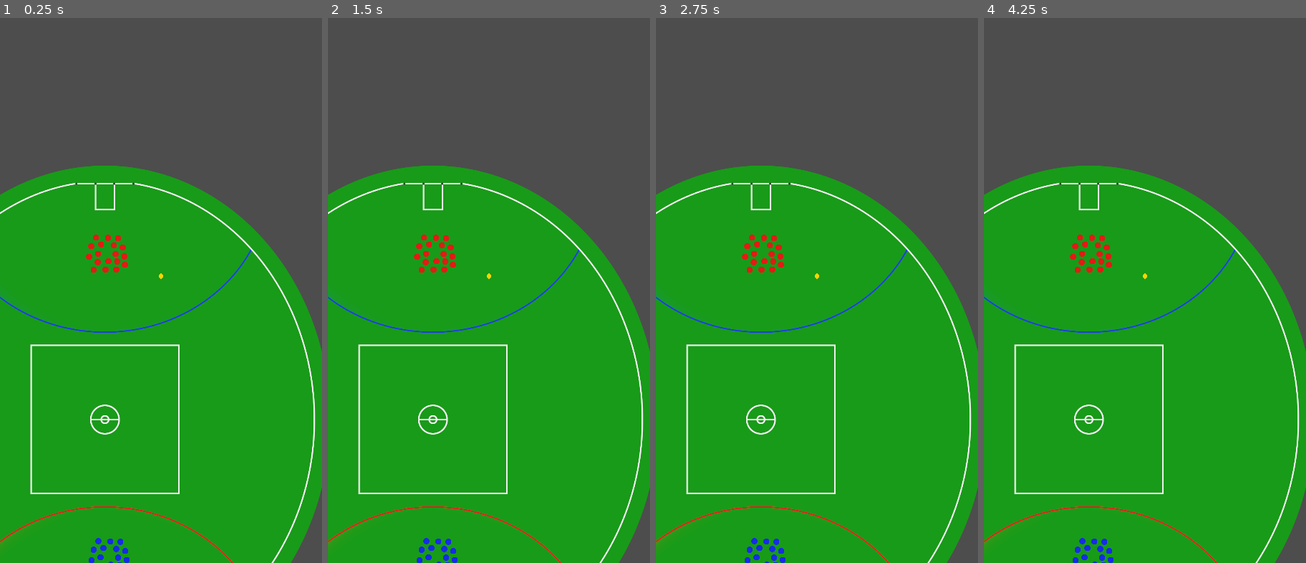
Above: before the commit, frames 1-4 (left to right).
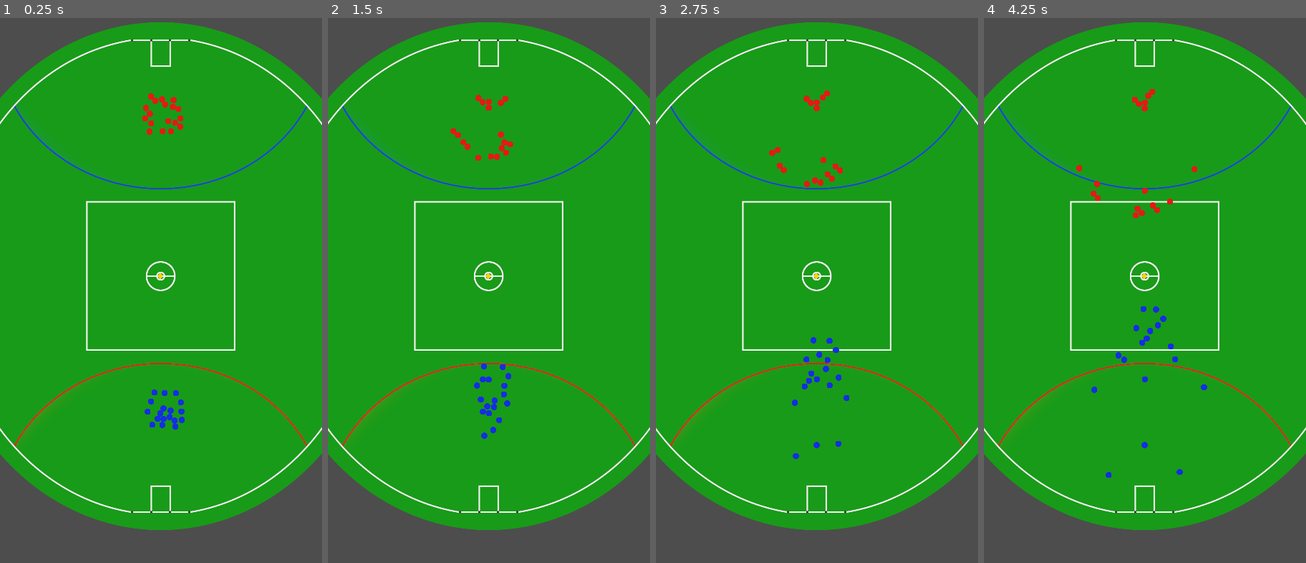
Above: after the commit, the same moments.

Repository: smartshark27/flat-footy
Game: Godot game, scene res://scenes/match.tscn
The game is run twice, just before and just after one commit, with the same random seed, the same clock (stepped at 60 frames per second) and the same inputs.
Inputs:
- Up to frame 1 (0.25 s): no input
- Up to frame 2 (1.5 s): no input
- Up to frame 3 (2.75 s): no input
- Up to frame 4 (4.25 s): no input

The runs differ from the first frame. In frame 1, 43% of the frame differs, in the area x 0-100%, y 0-100%; in frame 2, 42%; in frame 3, 43%; in frame 4, 43%.

Commit message:
Make players run to starting positions

Diff:
--- a/project/scenes/ball.tscn
+++ b/project/scenes/ball.tscn
@@ -17,3 +17,4 @@
 shape = SubResource("CircleShape2D_2piut")
 
 [node name="Camera2D" type="Camera2D" parent="."]
+enabled = false
--- a/project/scenes/match.tscn
+++ b/project/scenes/match.tscn
@@ -13,7 +13,7 @@
 [node name="Stadium" parent="." instance=ExtResource("1_8w50r")]
 
 [node name="Ball" parent="." instance=ExtResource("3_bigrn")]
-position = Vector2(728, 480)
+position = Vector2(539, 960)
 
 [node name="BlueTeam" parent="." instance=ExtResource("4_tf8dd")]
 position = Vector2(557, 1412)
--- a/project/scenes/player.tscn
+++ b/project/scenes/player.tscn
@@ -19,6 +19,7 @@
 texture = ExtResource("3_n8bwf")
 
 [node name="Camera2D" type="Camera2D" parent="."]
+enabled = false
 
 [node name="ThinkTimer" type="Timer" parent="."]
 autostart = true
--- a/project/scenes/stadium.tscn
+++ b/project/scenes/stadium.tscn
@@ -69,3 +69,6 @@
 
 [node name="RedRightBehindZone" parent="." instance=ExtResource("3_wu0ev")]
 position = Vector2(820, 1656)
+
+[node name="Camera2D" type="Camera2D" parent="."]
+position = Vector2(756, 850)
--- a/project/scenes/team.tscn
+++ b/project/scenes/team.tscn
@@ -8,71 +8,89 @@
 
 [node name="LeftBackPocket" parent="." groups=["players"] instance=ExtResource("2_6yshf")]
 position = Vector2(-22, -22)
+centre_bounce_position = Vector2(421, 301)
 
 [node name="FullBack" parent="." groups=["players"] instance=ExtResource("2_6yshf")]
 position = Vector2(21, -19)
 team_position = 1
+centre_bounce_position = Vector2(540, 394)
 
 [node name="RightBackPocket" parent="." groups=["players"] instance=ExtResource("2_6yshf")]
 position = Vector2(27, 10)
 team_position = 2
+centre_bounce_position = Vector2(661, 294)
 
 [node name="LeftHalfBack" parent="." groups=["players"] instance=ExtResource("2_6yshf")]
 position = Vector2(-32, 9)
 team_position = 3
+centre_bounce_position = Vector2(287, 608)
 
 [node name="CentreHalfBack" parent="." groups=["players"] instance=ExtResource("2_6yshf")]
 position = Vector2(1, -44)
 team_position = 4
+centre_bounce_position = Vector2(540, 614)
 
 [node name="RightHalfBack" parent="." groups=["players"] instance=ExtResource("2_6yshf")]
 position = Vector2(3, 34)
 team_position = 5
+centre_bounce_position = Vector2(771, 608)
 
 [node name="LeftWing" parent="." groups=["players"] instance=ExtResource("2_6yshf")]
 position = Vector2(-33, 37)
 team_position = 6
+centre_bounce_position = Vector2(253, 957)
 
 [node name="Centre" parent="." groups=["players"] instance=ExtResource("2_6yshf")]
 position = Vector2(51, -12)
 team_position = 7
+centre_bounce_position = Vector2(480, 957)
 
 [node name="RightWing" parent="." groups=["players"] instance=ExtResource("2_6yshf")]
 position = Vector2(32, 35)
 team_position = 8
+centre_bounce_position = Vector2(818, 954)
 
 [node name="LeftHalfForward" parent="." groups=["players"] instance=ExtResource("2_6yshf")]
 position = Vector2(-55, -16)
 team_position = 9
+centre_bounce_position = Vector2(316, 1293)
 
 [node name="CentreHalfForward" parent="." groups=["players"] instance=ExtResource("2_6yshf")]
 position = Vector2(-62, 19)
 team_position = 10
+centre_bounce_position = Vector2(540, 1291)
 
 [node name="RightHalfForward" parent="." groups=["players"] instance=ExtResource("2_6yshf")]
 position = Vector2(-7, 62)
 team_position = 11
+centre_bounce_position = Vector2(756, 1292)
 
 [node name="LeftForwardPocket" parent="." groups=["players"] instance=ExtResource("2_6yshf")]
 position = Vector2(29, 62)
 team_position = 12
+centre_bounce_position = Vector2(338, 1585)
 
 [node name="FullForward" parent="." groups=["players"] instance=ExtResource("2_6yshf")]
 position = Vector2(35, -43)
 team_position = 13
+centre_bounce_position = Vector2(540, 1640)
 
 [node name="RightForwardPocket" parent="." groups=["players"] instance=ExtResource("2_6yshf")]
 position = Vector2(56, 18)
 team_position = 14
+centre_bounce_position = Vector2(682, 1595)
 
 [node name="Ruck" parent="." groups=["players"] instance=ExtResource("2_6yshf")]
 position = Vector2(-39, -45)
 team_position = 15
+centre_bounce_position = Vector2(540, 919)
 
 [node name="RuckRover" parent="." groups=["players"] instance=ExtResource("2_6yshf")]
 position = Vector2(-47, 63)
 team_position = 16
+centre_bounce_position = Vector2(517, 1013)
 
 [node name="Rover" parent="." groups=["players"] instance=ExtResource("2_6yshf")]
 position = Vector2(58, 46)
 team_position = 17
+centre_bounce_position = Vector2(568, 899)
--- a/project/scripts/globals.gd
+++ b/project/scripts/globals.gd
@@ -1,9 +1,11 @@
 extends Node
 
+const CENTRE = Vector2(540, 960)
 const PIXEL_PER_METRE: float = 10.0
 
 enum PlayerState {
 	STANDING,
+	MOVING_TO_START_POSITION,
 	SEEKING_BALL,
 	HAS_BALL,
 	PASSING
--- a/project/scripts/player.gd
+++ b/project/scripts/player.gd
@@ -1,6 +1,7 @@
 extends CharacterBody2D
 
 @export var team_position: Globals.TeamPosition
+@export var centre_bounce_position: Vector2
 
 const RUN_SPEED: float = 7 * Globals.PIXEL_PER_METRE
 const MAX_KICK_METRES: float = 60.0
@@ -14,12 +15,13 @@
 func _physics_process(delta: float) -> void:
 	var matchBall: Node2D = _get_match_ball()
 
-	if state == Globals.PlayerState.SEEKING_BALL and matchBall:
+	if state == Globals.PlayerState.MOVING_TO_START_POSITION:
+		_move_toward(delta, centre_bounce_position)
+	elif state == Globals.PlayerState.SEEKING_BALL and matchBall:
 		_move_toward(delta, matchBall.position)
+		_check_collisions()
 	elif state == Globals.PlayerState.HAS_BALL:
 		_move_toward(delta, _get_stadium().get_node("BlueGoalMiddle").global_position)
-
-	_check_collisions()
 
 
 func _on_think_timer_timeout() -> void:
@@ -67,7 +69,7 @@
 
 
 func _move_toward(delta: float, target: Vector2) -> void:
-	var direction = (target - position).normalized()
+	var direction = (target - global_position).normalized()
 	$Ball.rotation = direction.angle() + PI / 2
 	velocity = direction * RUN_SPEED
 	move_and_slide()
--- a/project/scripts/team.gd
+++ b/project/scripts/team.gd
@@ -22,6 +22,10 @@
 
 func _init_player(player: CharacterBody2D) -> void:
 	player.get_node("Sprite2D").texture = player_texture
+	if attack_direction == "blue":
+		# Flip the starting positions
+		player.centre_bounce_position = Globals.CENTRE - (player.centre_bounce_position - Globals.CENTRE)
+	player.state = Globals.PlayerState.MOVING_TO_START_POSITION
 
 
 func _get_players() -> Array[CharacterBody2D]:
